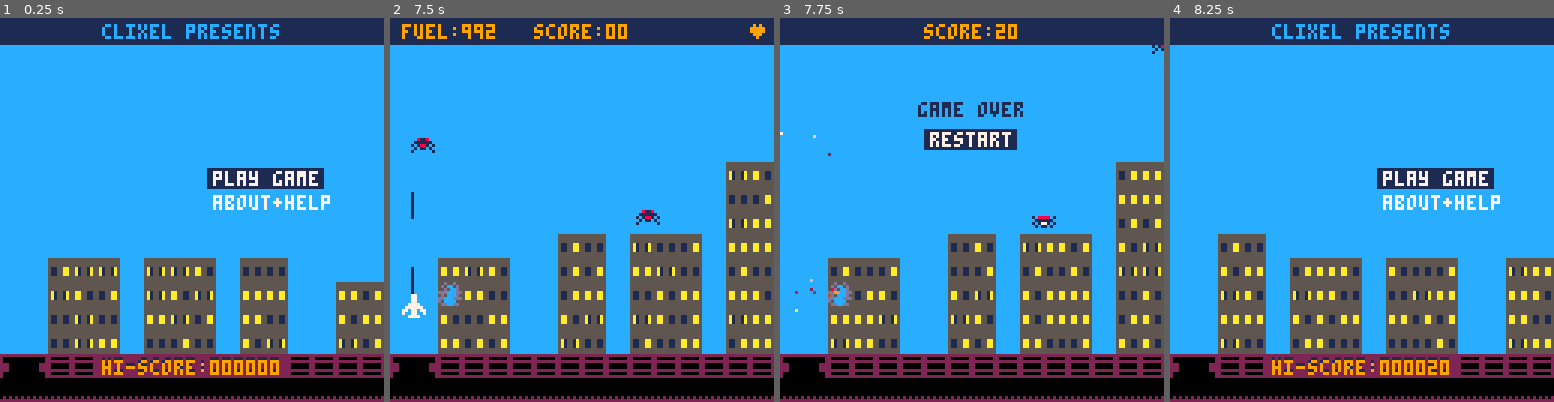
Above: before the commit, frames 1-4 (left to right).
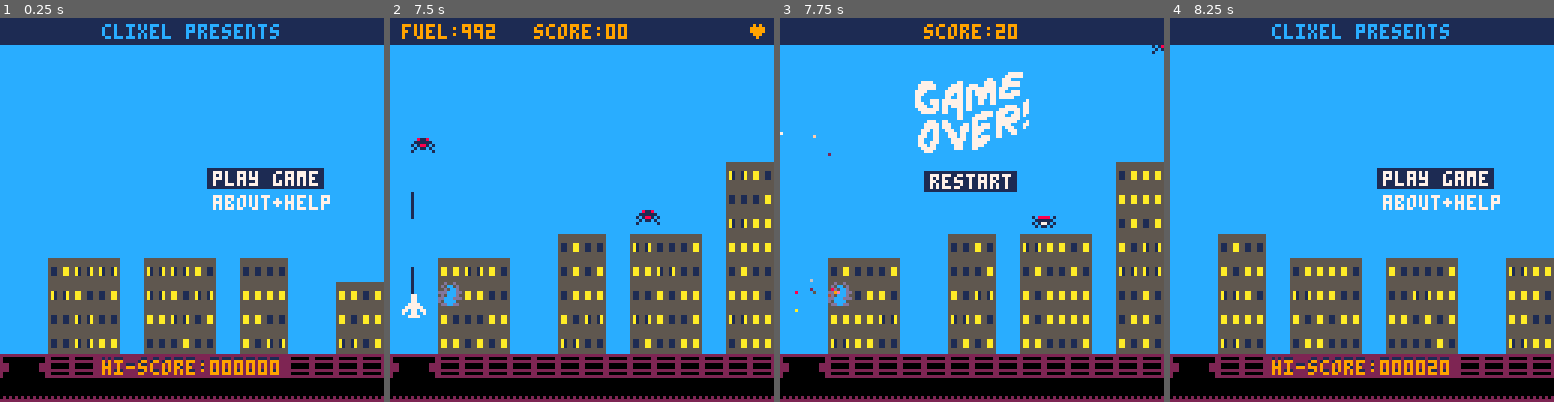
Above: after the commit, the same moments.

Repository: natebeaty/savepicoville
Game: PICO-8 cartridge savepicoville.p8
Two runs of this game, one before a commit and one after it. Both use one fixed random seed, a clock stepped at 60 frames per second and the inputs below.
Inputs:
- Up to frame 1 (0.25 s): no input
- Up to frame 2 (7.5 s): tap X (X key) at 0.33, 1.07, 1.85, 2.97, 4.08, 5.2, 6.32, 7.43 s; tap O (Z key) at 0.7, 1.7, 2.1, 2.5, 2.9, 3.3, 3.7, 4.1, 4.5, 4.9, 5.3, 5.7, 6.1, 6.5, 6.9, 7.3 s; hold Right 1.6-2.1 s; hold Up 2.15-2.42 s; hold Right 2.47-3.03 s; hold Left 3.08-3.58 s; hold Down 3.63-3.97 s; hold Right 4.02-4.68 s; hold Up 4.73-5.03 s; hold Left 5.08-5.68 s; hold Down 5.73-6.03 s; hold Right 6.08-6.58 s; hold Right 6.63-7.13 s; hold Up 7.18-7.45 s
- Up to frame 3 (7.75 s): hold Right from 7.5 s (still down); tap O (Z key) at 7.7 s
- Up to frame 4 (8.25 s): release Right at 8.07 s; tap O (Z key) at 8.1 s; hold Left from 8.12 s (still down)

Frames 1-2 are identical in both runs. In frame 3, 4.9% of the frame differs, in the area x 35-65%, y 14-46%; in frame 4, nothing differs.

Commit message:
pan down about page, add info about scoring, sfx for menu items, custom game over sprites

Diff:
--- a/main.lua
+++ b/main.lua
@@ -51,6 +51,7 @@
 function _init()
   cartdata("savepicoville") --persistent hiscore
   t=0
+  camy=0
   level=1
   titlesel=1
   hiscore=dget(0) or 0
@@ -136,8 +137,7 @@
   explosions={}
   buildingcrash={}
   rumblingrows={}
-  local maxheight=(mode=="title" and 3 or nil)
-  make_buildings(maxheight)
+  make_buildings(mode=="title" and 3 or nil)
 end
 
 function restart()
@@ -155,7 +155,14 @@
   building_update()
 
   if mode=="about" then
+    if t>25 then
+      camy+=1
+      camy=min(128,camy)
+    end
+
     if t>5 and (btnp(4) or btnp(5)) then
+      sfx(18)
+      camera()
       t=0
       titlesel=1
       mode="title"
@@ -172,12 +179,19 @@
         obj:update()
       end
     end
-    -- enough time has elapsed and btn is pressed
+    --either action button runs selected menu item
     if t>5 and (btnp(4) or btnp(5)) then
+      sfx(18)
       if (titlesel==1) start_game()
-      if (titlesel==2) mode="about"
-    end
+      if (titlesel==2) then
+        mode="about"
+        t=0
+        camy=0
+      end
+    end
+    --up/down changes menu item
     if t>5 and (btnp(2) or btnp(3)) then
+      sfx(17)
       titlesel=(titlesel==1 and 2 or 1)
     end
 
@@ -244,6 +258,7 @@
       end
     end
     if (t>10 and (btnp(4) or btnp(5))) then
+      sfx(18)
       restart()
     end
 
@@ -258,9 +273,41 @@
 
   if mode=="about" then
     cls(12)
+    --print title gfx
     ?introgfx,0,0
-    ?titlegfx,5,0
-    centertxt("nate beaty • clixel 2023",120,9)
+    ?titlegfx,5,1
+    rectfill(0,128,128,256,13)
+
+    centertxt("oh no! picoville is under",132,1)
+    centertxt("attack! fight back the mutants",139,1)
+    centertxt("and save as many as you can",146,1)
+
+    spr(t%10<5 and 16 or 17,40,158)
+    print("20 pts",55,160,7)
+
+    spr(34,40,168,1,1,t%10<5 and true or false)
+    print("50 pts",55,170,7)
+
+    pal(13,5)
+    spr(t%10<5 and 53 or 54,40,178)
+    print("90 pts",55,180,7)
+    pal(13,13)
+
+    spr(t%10<5 and 39 or 40,40,188)
+    print("400 fuel",55,190,7)
+
+    spr(56,40,198)
+    print("every 1000",55,200,7)
+
+    spr(01,40,208)
+    print("10 pts bonus",55,210,7)
+    print("each round",55,217,7)
+
+    --pan down
+    -- camera(0,128)
+    camera(0,camy)
+    centertxt("back to title",232,7,1)
+    centertxt("nate beaty • clixel 2023",246,9)
   end
 
   if mode=="title" then
@@ -311,8 +358,8 @@
     end
     rectfill(0,0,128,8,1)
     centertxt("score:"..p.score.."0",2,9)
-    centertxt("game over",28,1)
-    centertxt("restart",38,7,1)
-  end
-
-end
+    spr(64,45,18,5,4)
+    centertxt("restart",52,7,1)
+  end
+
+end
